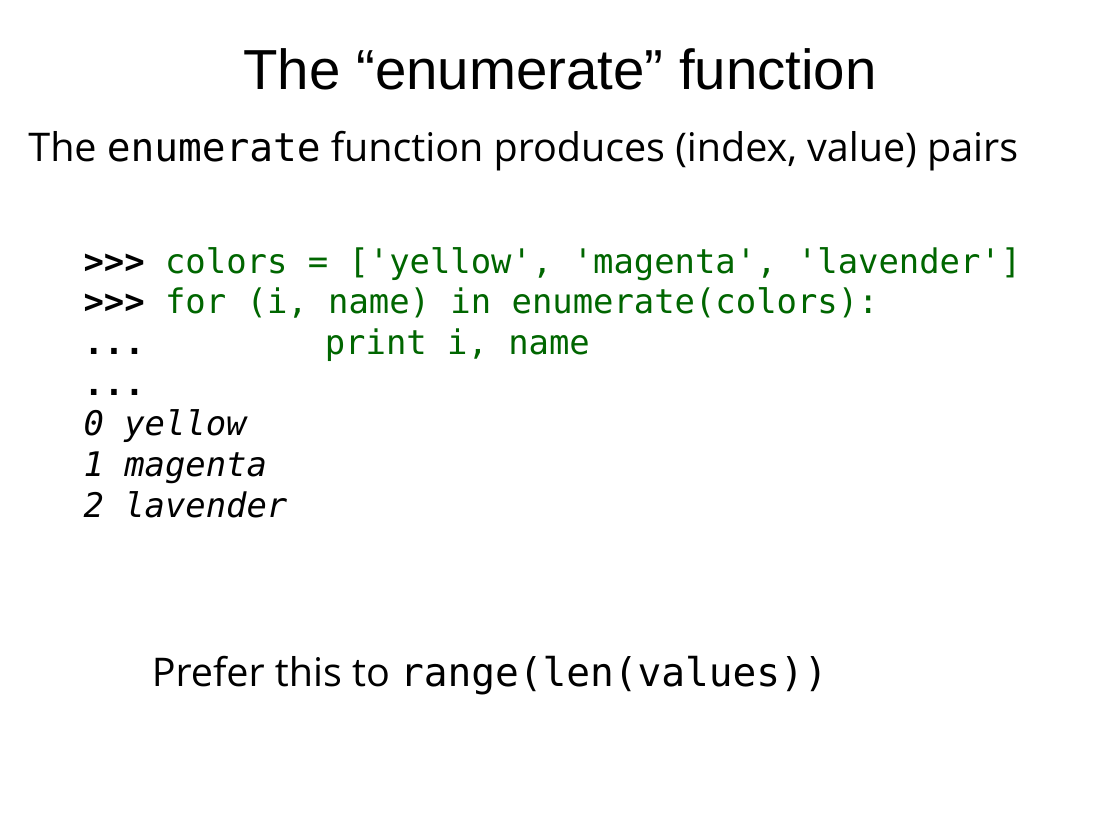
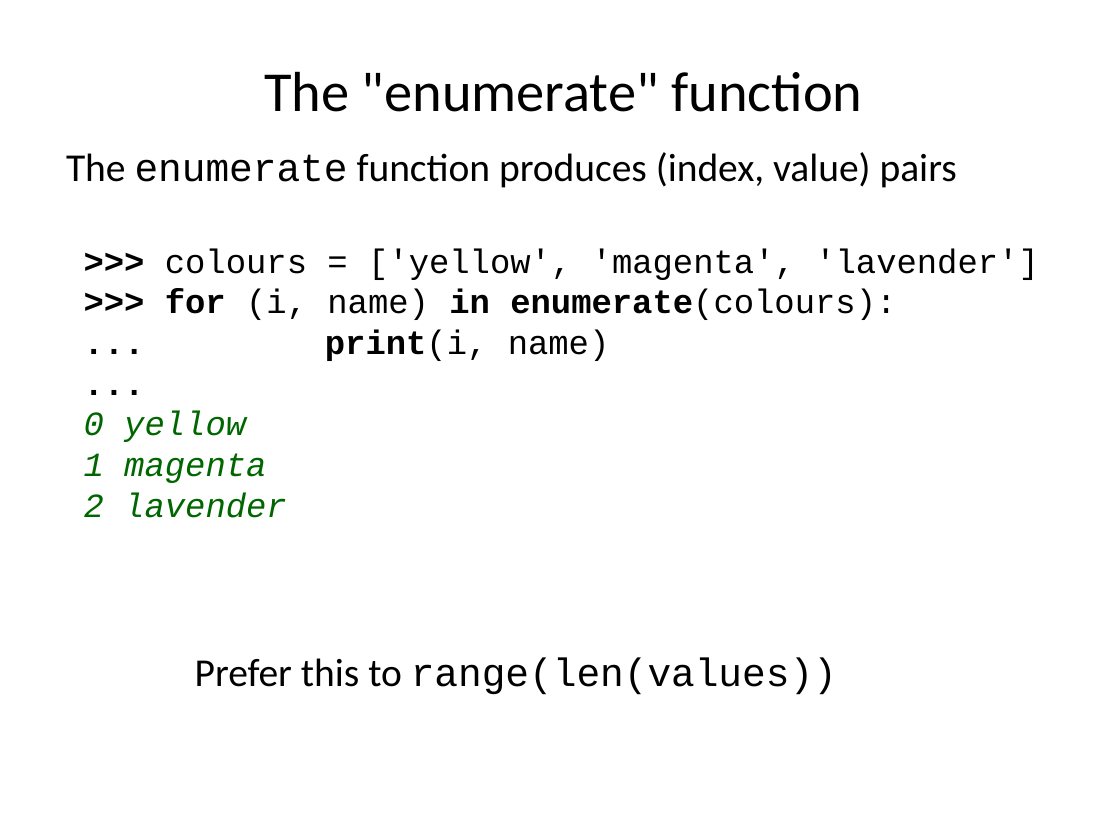
Before and after one commit to ncasuk/ncas-isc, a slide deck: slide 9 of python/presentations/learning_python/10_ceda-tuples.ppt. Drawn at 1120x840 pixels with LibreOffice and Linux fonts; fonts in the diff are those of the drawing; background and template pictures are left out. Boxes give left, top, right and bottom in pixels: in the first picture for what was removed or moved away, otherwise in the second. Text is boxed around its words. In the diff, an @@ line names an element or a change of style, - is before the commit and + after.

```diff
--- a/python/presentations/learning_python/10_ceda-tuples.ppt
+++ b/python/presentations/learning_python/10_ceda-tuples.ppt
@@ title "The "enumerate" function" at [264,71,862,112]: vertical alignment top to middle @@
@@ title at [264,71,862,112]: text changed; font Arial to Calibri @@
-The “enumerate” function
+The "enumerate" function
@@ text "The enumerate function produces (index, ...": place and size @@
-text "The enumerate function produces (index, ..." at [28,130,1018,171]
+text "The enumerate function produces (index, ..." at [66,152,957,188]
@@ text "The enumerate function produces (index, ..." at [66,152,957,188]: font Open Sans to Calibri in "The function produces (index, value) pairs"; font DejaVu Sans Mono to Courier New in "enumerate" @@
@@ text at [165,248,896,361]: text changed; font DejaVu Sans Mono to Courier New; text colour #006600 to #000000 @@
->>> colors = ['yellow', 'magenta', 'lavender']
->>> for (i, name) in enumerate(colors):
-... print i, name
+>>> colours = ['yellow', 'magenta', 'lavender']
+>>> for (i, name) in enumerate(colours):
+... print(i, name)
@@ text at [84,411,287,518]: font DejaVu Sans Mono to Courier New in "...", "0 yellow", "1 magenta", "2 lavender"; text colour #000000 to #006600 in "0 yellow", "1 magenta", "2 lavender" @@
@@ text "Prefer this to range(len(values))": place and size @@
-text "Prefer this to range(len(values))" at [152,655,827,695]
+text "Prefer this to range(len(values))" at [195,658,837,695]
@@ text "Prefer this to range(len(values))" at [195,658,837,695]: font Open Sans to Calibri in "Prefer this to"; font DejaVu Sans Mono to Courier New in "range(len(values))" @@
```
Also in this commit, not shown: 8 other slides changed, 4 other files.
